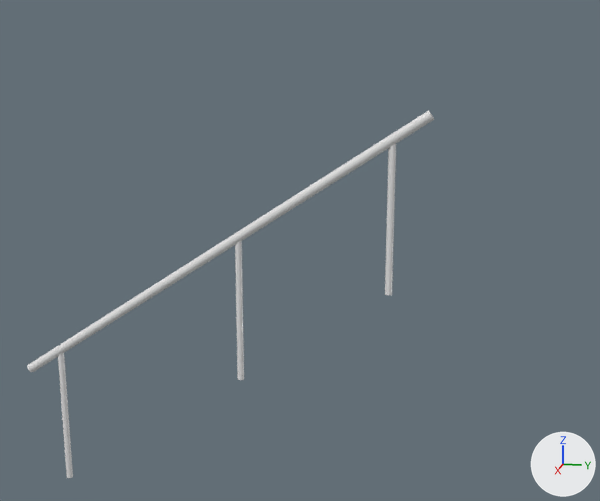
Before and after pictures for a commit that changed the FBX model PracaRooseveltMod/Assets/Models/PracaRoosevelt/SimpleRailling.fbx.
One viewpoint serves both versions: a 50 mm camera at (6.62, 40.91, 4.4) aimed at (1.88, 39.96, 3.22). Arrows for +X, +Y and +Z are at lower right; the lights stay in place. Where no turn or scale is listed for an object, it has been applied to the vertices.

Objects in the first picture: 'SimpleRailing.001'.
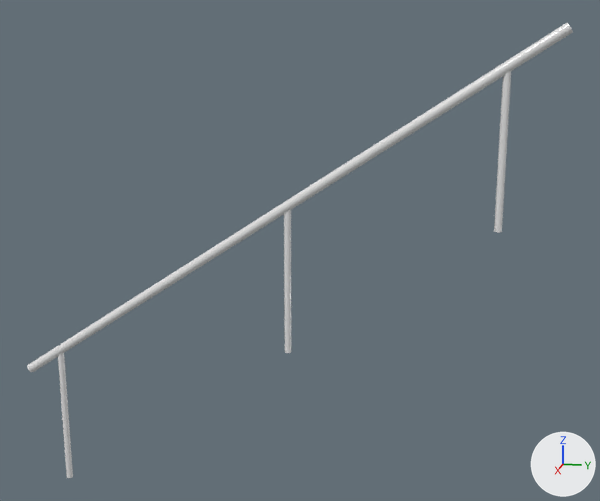
Patch to the scene script:
```diff
--- a/PracaRooseveltMod/Assets/Models/PracaRoosevelt/SimpleRailling.fbx.py
+++ b/PracaRooseveltMod/Assets/Models/PracaRoosevelt/SimpleRailling.fbx.py
@@ me_simplerailing @@
 me_simplerailing.from_pydata(...)  # 80 vertices, 48 faces; spans x -0.03..0.03, y -0.22..2.35, z 0.0..2.46
 # used by ob_simplerailing_001; location = (1.95, 38.378, 1.6)
+# me_simplerailing part 1: the loose piece of 16 vertices spanning x -0.02..0.02, y 2.1..2.14, z 1.4..2.3 is moved by (0.0, 0.6, 0.4)
+# me_simplerailing part 2: the loose piece of 16 vertices spanning x -0.02..0.02, y 1.2..1.24, z 0.8..1.7 is moved by (0.0, 0.3, 0.2)
+# me_simplerailing part 3: all 16 vertices in x -0.03..0.03, y 2.31..2.35, z 2.41..2.46 are moved by (0.0, 0.69, 0.46)
 me_simplerailing.materials.append(mat_metal)
```

Where the change shows, as pixel boxes [x1, y1, x2, y2] in the pictures (600 x 501 px; the box of a moved part takes in the faces that stretch with it):
'SimpleRailing.001', reshaped (34% wider, 24% taller)
    before: [27, 110, 434, 478]
    after: [27, 23, 573, 478]
part 1 of me_simplerailing, moved or reshaped
    before: [385, 144, 396, 295]
    after: [494, 71, 511, 233]
part 2 of me_simplerailing, moved or reshaped
    before: [235, 241, 244, 380]
    after: [284, 210, 291, 353]
part 3 of me_simplerailing, moved or reshaped
    before: [27, 110, 434, 372]
    after: [27, 23, 573, 372]
